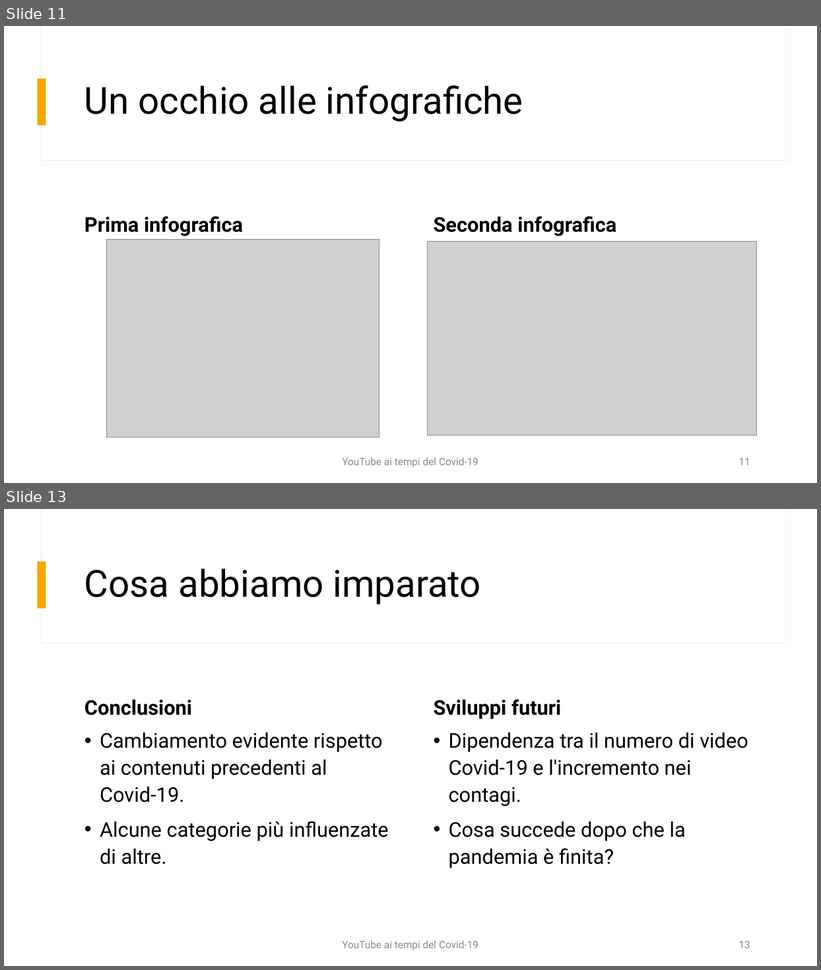
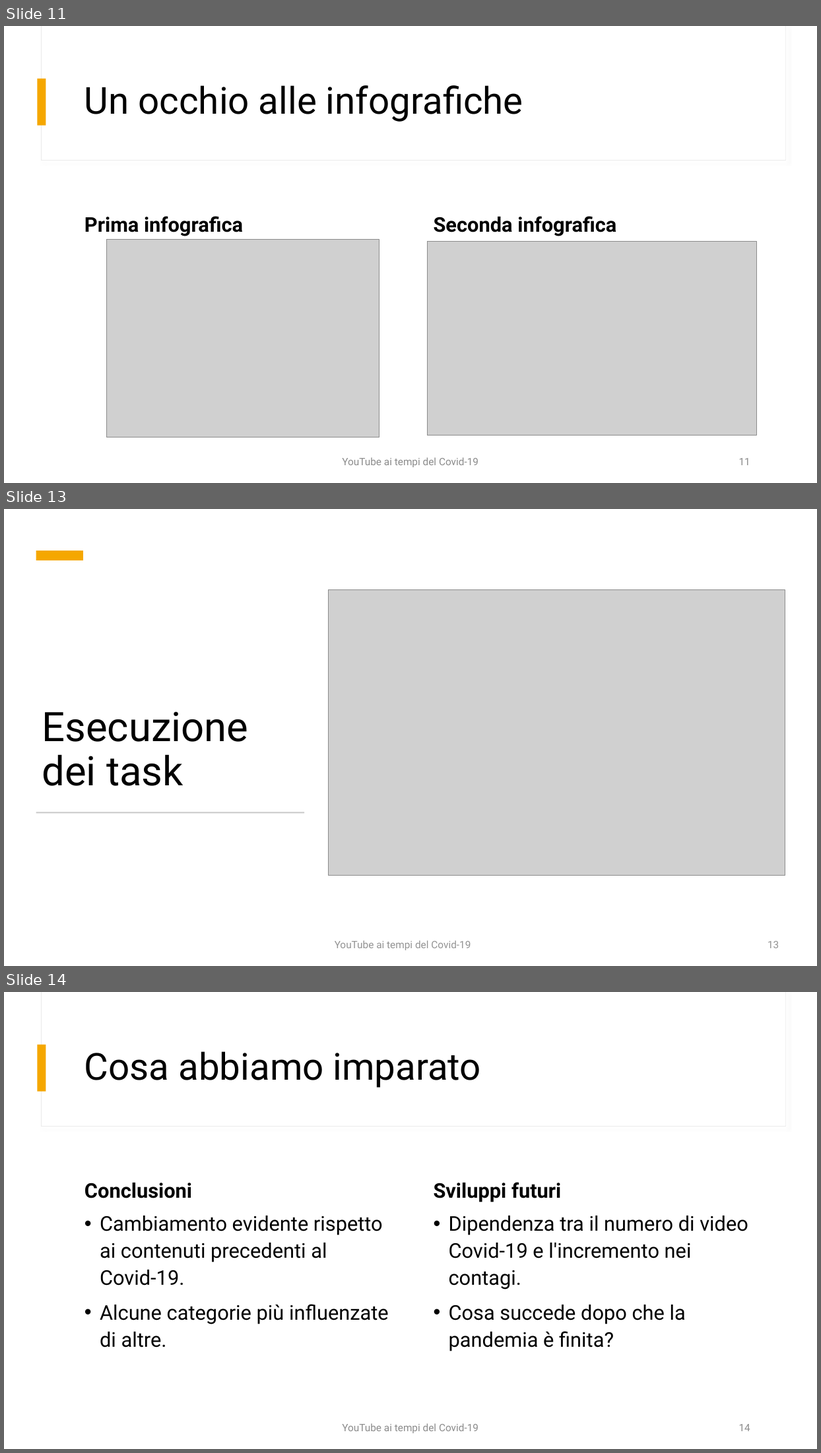
Before and after one commit to fedelux3/Youtube_trending_analysis, a slide deck: presentazione/presentazione.pptx. Shown one above the other, each under a label of ours: slides 11 and 13 before the commit, slides 11, 13 and 14 after it; the slides between them are not shown. The pictures are 821x970 and 821x1453 pixels, drawn with LibreOffice and Linux fonts; fonts in the diff are those of the drawing; grey boxes stand for pictures. Boxes give left, top, right and bottom in pixels: in the first picture for what was removed or moved away, otherwise in the second. Text is boxed around its words. In the diff, an @@ line names an element or a change of style, - is before the commit and + after.

```diff
--- a/presentazione/presentazione.pptx
+++ b/presentazione/presentazione.pptx
@@ slide 13 added at bbox=[4, 509, 817, 966], background #FFFFFF; not listed: 2 template elements that a slide beside it also shows @@
@@ rectangle added at bbox=[4, 509, 817, 966], fill #FFFFFF @@
@@ rectangle added at bbox=[36, 551, 83, 560], fill #F5A700 @@
@@ picture added at bbox=[329, 590, 785, 875] @@
@@ title added at bbox=[42, 712, 249, 786], 48 pt, text #000000 @@
+Esecuzione dei task
@@ rectangle added at bbox=[36, 812, 305, 813], fill #C9C9C9 @@
@@ text added at bbox=[335, 941, 471, 951], 12 pt, text #929292 @@
+YouTube ai tempi del Covid-19
@@ page number added at bbox=[768, 941, 779, 949], 12 pt, text #929292 @@
+13
@@ what was slide 13 is now slide 14 @@
@@ page number at bbox=[739, 1424, 750, 1432]: text changed @@
-13
+14
```
Also in this commit, not shown: 1 slide changed, 7 other files.
